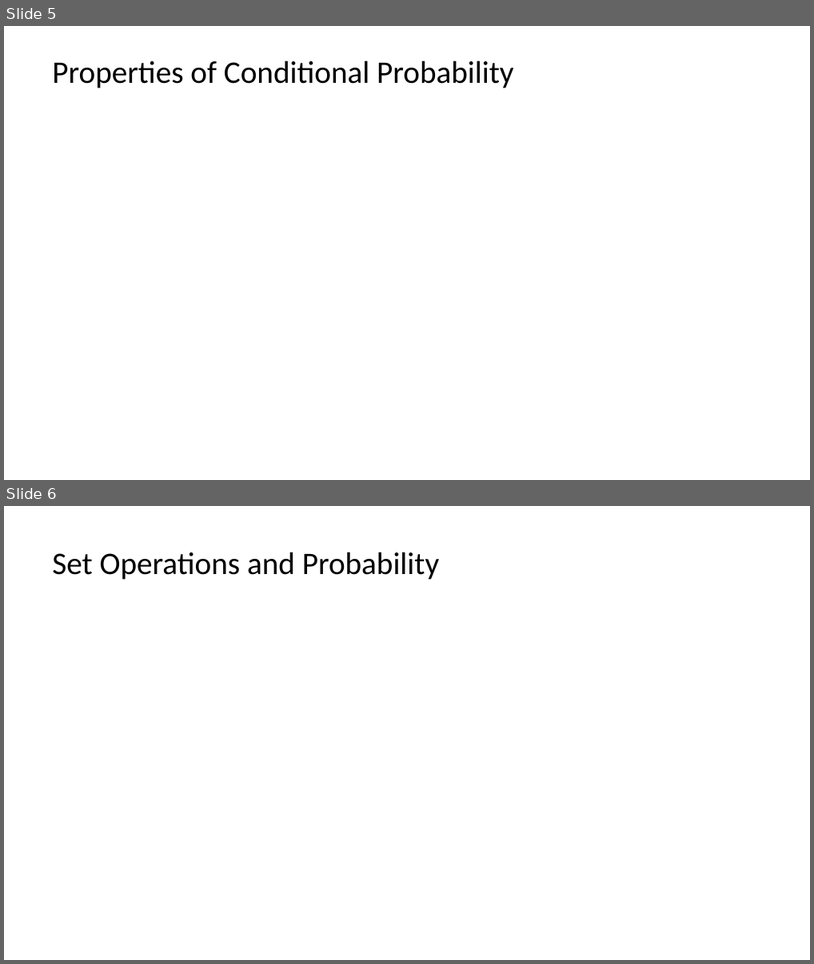
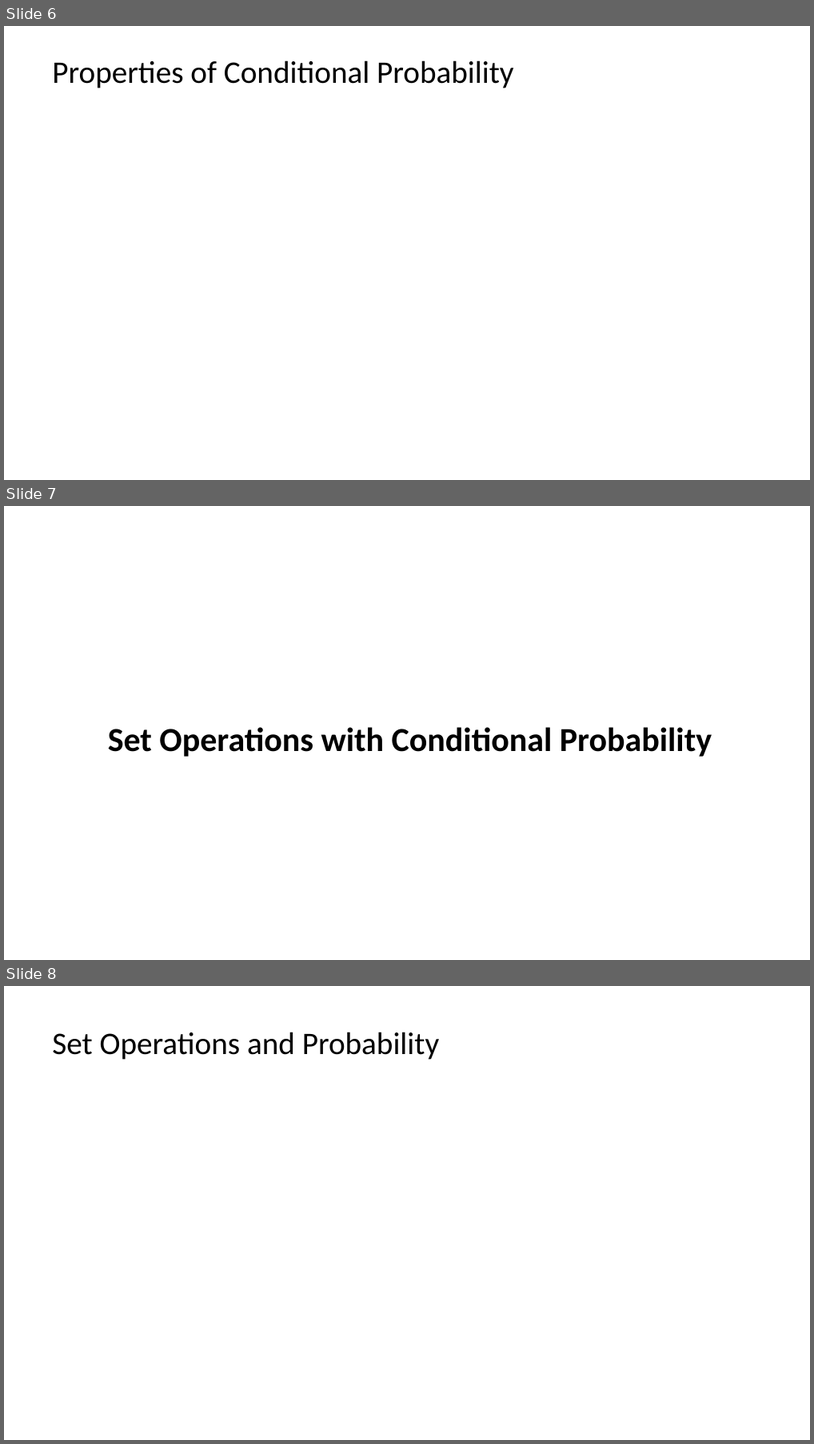
Before and after one commit to StephenElston/CSCI-E-83, a slide deck: LectureSlides/03b_WhenOneThingDependsOnAother.pptx. Shown one above the other, each under a label of ours: slides 5 and 6 before the commit, slides 6, 7 and 8 after it. The pictures are 814x964 and 814x1444 pixels, drawn with LibreOffice and Linux fonts; fonts in the diff are those of the drawing; grey boxes stand for pictures. Boxes give left, top, right and bottom in pixels: in the first picture for what was removed or moved away, otherwise in the second. Text is boxed around its words. In the diff, an @@ line names an element or a change of style, - is before the commit and + after.

```diff
--- a/LectureSlides/03b_WhenOneThingDependsOnAother.pptx
+++ b/LectureSlides/03b_WhenOneThingDependsOnAother.pptx
@@ slide 7 added at <box>4,506,810,960</box>, background #FFFFFF @@
@@ title added at <box>108,727,712,756</box>, 30 pt, text #000000, bold @@
+Set Operations with Conditional Probability
@@ what was slide 5 is now slide 6 @@
@@ what was slide 6 is now slide 8 @@
```
Also in this commit, not shown: 1 slide changed, 7 other slides added, 1 other file.
